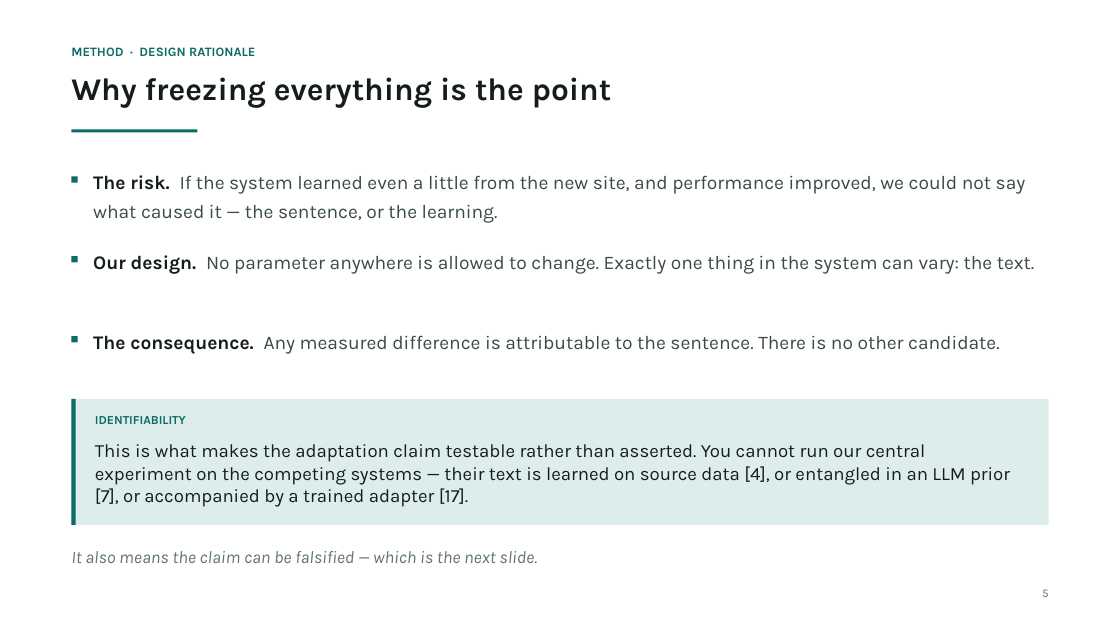
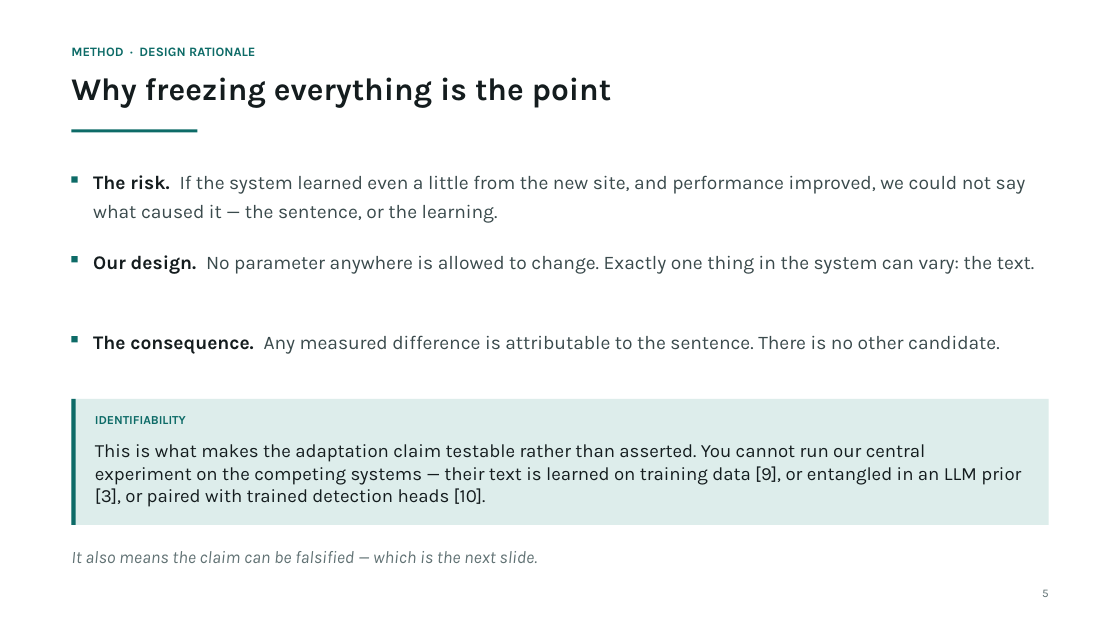
Before and after one commit to prakash-nitc/multimodal-anomaly-detection, a slide deck: slide 6 of docs/06_presentations/DA-ZVAD_Phase3_Review.pptx. Drawn at 1120x630 pixels with LibreOffice and Linux fonts; fonts in the diff are those of the drawing. Boxes give left, top, right and bottom in pixels: in the first picture for what was removed or moved away, otherwise in the second. Text is boxed around its words. In the diff, an @@ line names an element or a change of style, - is before the commit and + after.

```diff
--- a/docs/06_presentations/DA-ZVAD_Phase3_Review.pptx
+++ b/docs/06_presentations/DA-ZVAD_Phase3_Review.pptx
@@ text at (95,444,1021,507): text changed @@
-This is what makes the adaptation claim testable rather than asserted. You cannot run our central experiment on the competing systems — their text is learned on source data [4], or entangled in an LLM prior [7], or accompanied by a trained adapter [17].
+This is what makes the adaptation claim testable rather than asserted. You cannot run our central experiment on the competing systems — their text is learned on training data [9], or entangled in an LLM prior [3], or paired with trained detection heads [10].
```
Also in this commit, not shown: 12 other slides changed, 1 other file.
